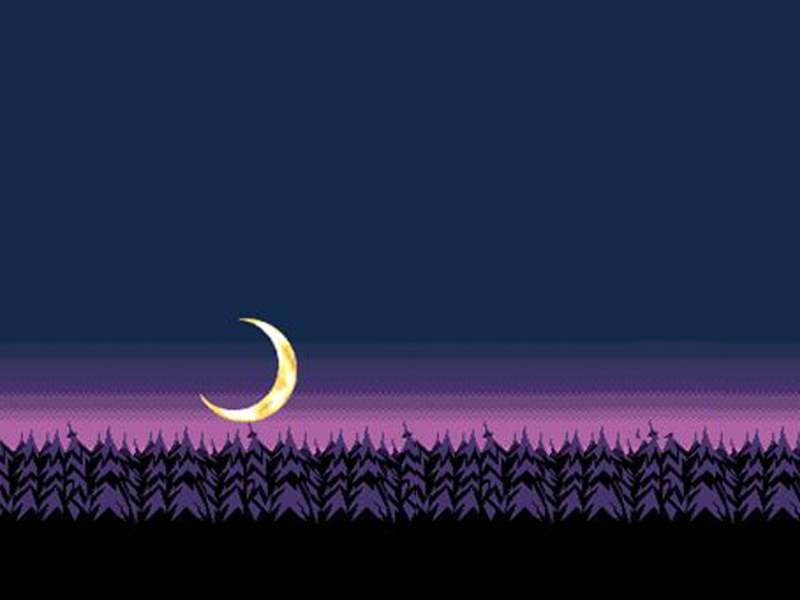
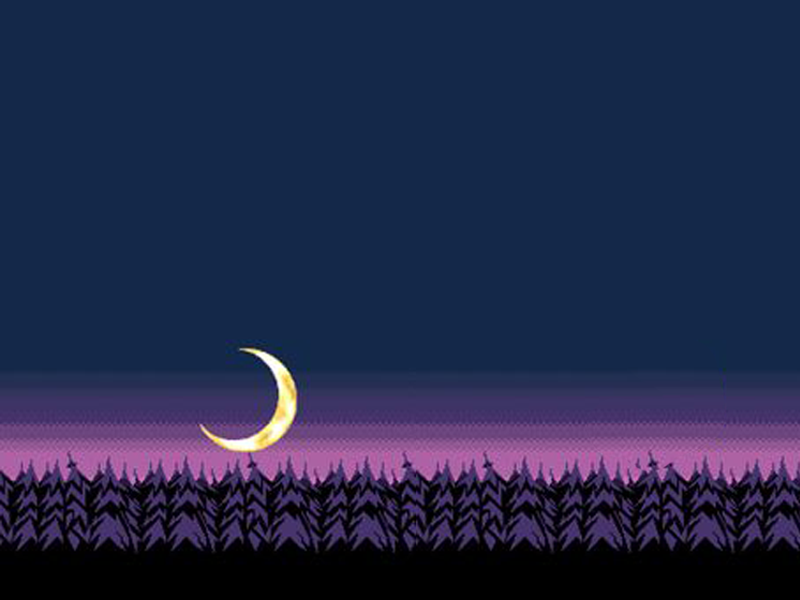
Two versions of the same layered image (800x600). Layer-by-layer changes:
showed "Layer 2", painted on it over (0, 309, 800, 565)
removed layer "Layer 4" over (416, 310, 800, 565)
painted on "Layer 1" over (0, 309, 800, 565)
